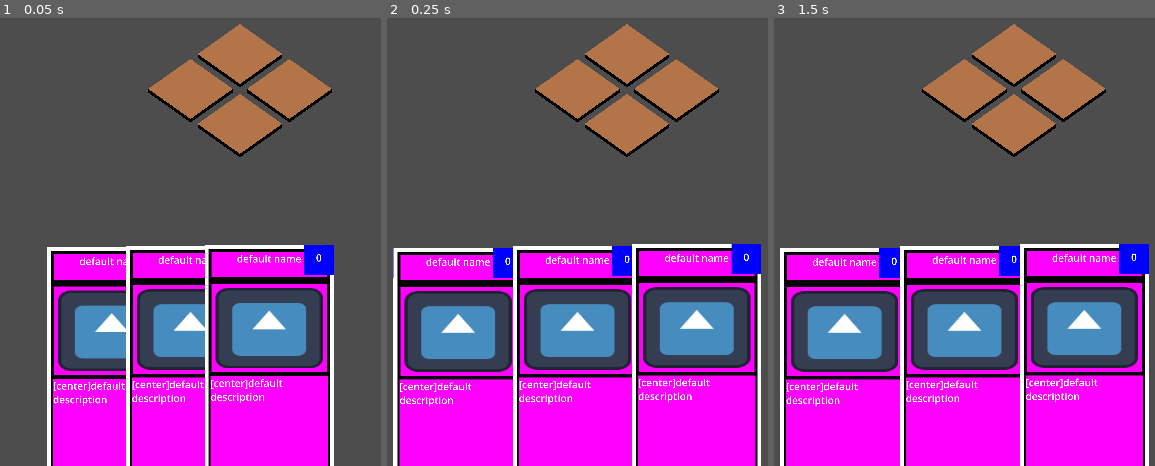
Above: before the commit, frames 1-3 (left to right).
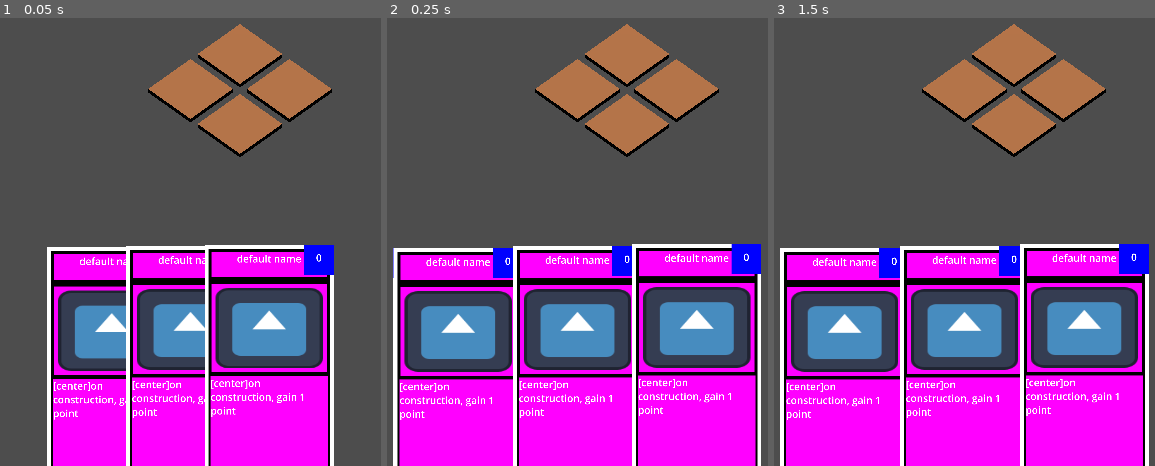
Above: after the commit, the same moments.

Repository: MannyFluss/AlienArchitect
Game: Godot game, scene res://main.tscn
The game is run twice, just before and just after one commit, with the same random seed, the same clock (stepped at 60 frames per second) and the same inputs. The engine's default icon, where the game draws it, is replaced by a stand-in: a white triangle on a blue panel in a dark square.
Inputs (mouse positions are in pixels of both pictures, inside the frame that each line leads up to):
- Up to frame 1 (0.05 s): no input
- Up to frame 2 (0.25 s): no input
- Up to frame 3 (1.5 s): move the mouse to (1063, 26) at 0.52 s; press the mouse at (1063, 26) at 0.53 s; tap Enter at 1.25 s; move the mouse to (873, 107) at 1.27 s; release the mouse at (873, 107) at 1.28 s; click (873, 107) at 1.35 s

The runs differ from the first frame. In frame 1, 0.8% of the frame differs, in the area x 14-80%, y 80-90%; in frame 2, 0.9%; in frame 3, 0.9%, in the area x 3-91%, y 80-90%.

Commit message:
more

Diff:
--- a/Prefabs/AbstractBuilding/AbstractBuilding.tscn
+++ b/Prefabs/AbstractBuilding/AbstractBuilding.tscn
@@ -1,7 +1,6 @@
-[gd_scene load_steps=5 format=3 uid="uid://dyil3yiwnphow"]
+[gd_scene load_steps=4 format=3 uid="uid://dyil3yiwnphow"]
 
 [ext_resource type="Script" path="res://Prefabs/AbstractBuilding/AbstractBuilding.gd" id="1_q0j8q"]
-[ext_resource type="PackedScene" uid="uid://cwq8d3hh6hvoh" path="res://Misc/PlaceHolderLight.tscn" id="2_84gun"]
 [ext_resource type="Script" path="res://Scripts/BuildingResource.gd" id="2_tm6hc"]
 
 [sub_resource type="Resource" id="Resource_3loj2"]
@@ -18,4 +17,4 @@
 
 [node name="PlaceHolders" type="Node3D" parent="."]
 
-[node name="PlaceHolderLight" parent="PlaceHolders" instance=ExtResource("2_84gun")]
+[node name="PlaceHolderLight" parent="PlaceHolders" instance_placeholder="res://Misc/PlaceHolderLight.tscn"]
--- a/Prefabs/Buildings/DefaultBuilding/DefaultBuilding.tscn
+++ b/Prefabs/Buildings/DefaultBuilding/DefaultBuilding.tscn
@@ -7,7 +7,7 @@
 [sub_resource type="Resource" id="Resource_2jesa"]
 script = ExtResource("2_mb8lu")
 name = "default name"
-description = "default description"
+description = "on construction, gain 1 point"
 bluePrintCost = 0
 Model = ExtResource("2_yc0k2")
 
--- /dev/null
+++ b/Prefabs/LevelUI/LevelUI.gd
@@ -0,0 +1,11 @@
+extends CanvasLayer
+
+
+# Called when the node enters the scene tree for the first time.
+func _ready() -> void:
+	pass # Replace with function body.
+
+
+# Called every frame. 'delta' is the elapsed time since the previous frame.
+func _process(delta: float) -> void:
+	pass
--- /dev/null
+++ b/Prefabs/LevelUI/LevelUI.tscn
@@ -0,0 +1,16 @@
+[gd_scene load_steps=2 format=3 uid="uid://ct6gri3mghmjo"]
+
+[ext_resource type="Script" path="res://Prefabs/LevelUI/LevelUI.gd" id="1_8quaj"]
+
+[node name="LevelUI" type="CanvasLayer"]
+layer = -1
+script = ExtResource("1_8quaj")
+
+[node name="Control" type="Control" parent="."]
+layout_mode = 3
+anchors_preset = 15
+anchor_right = 1.0
+anchor_bottom = 1.0
+grow_horizontal = 2
+grow_vertical = 2
+mouse_filter = 2
--- /dev/null
+++ b/Scripts/AutoLoads/GameStateUtility/GameStateUtility.gd
@@ -0,0 +1,3 @@
+extends Node
+
+signal generatedScore(amount:int, _building : Building)
--- /dev/null
+++ b/Scripts/AutoLoads/GameStateUtility/GameStateUtility.tscn
@@ -0,0 +1,6 @@
+[gd_scene load_steps=2 format=3 uid="uid://drw5unqqjgggt"]
+
+[ext_resource type="Script" path="res://Scripts/AutoLoads/GameStateUtility/GameStateUtility.gd" id="1_q5272"]
+
+[node name="GameStateUtility" type="Node"]
+script = ExtResource("1_q5272")
